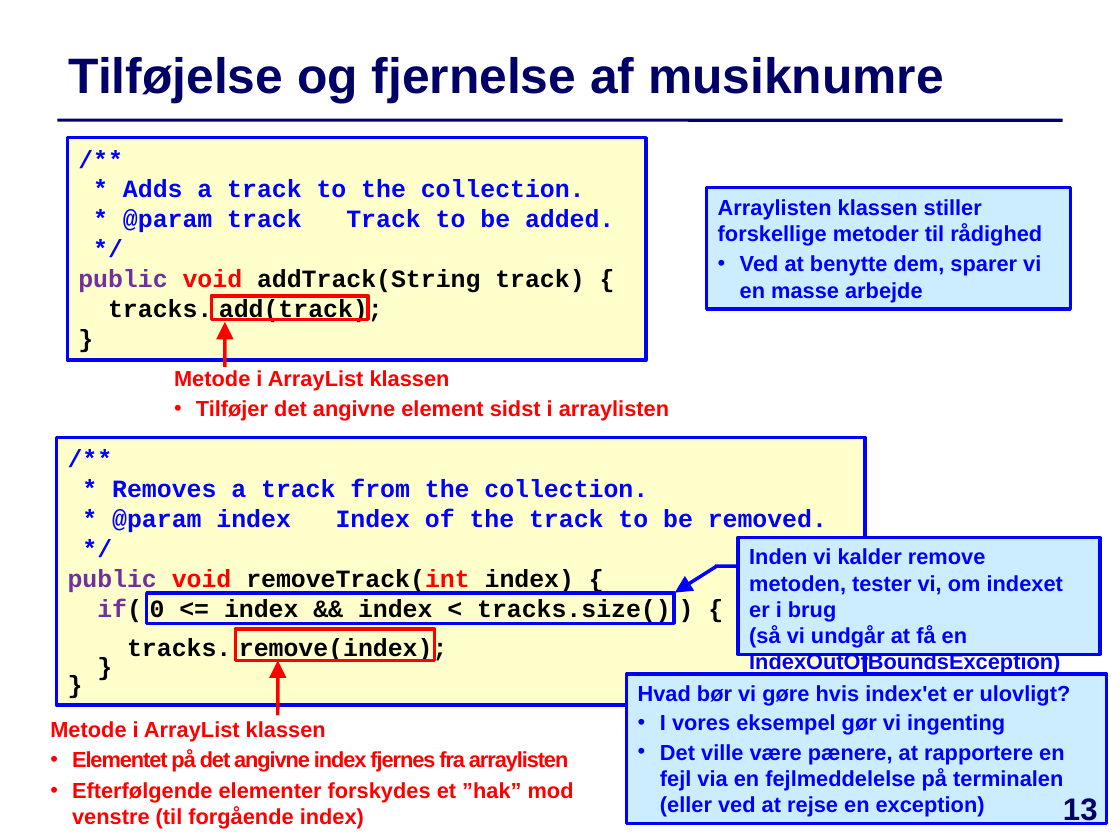
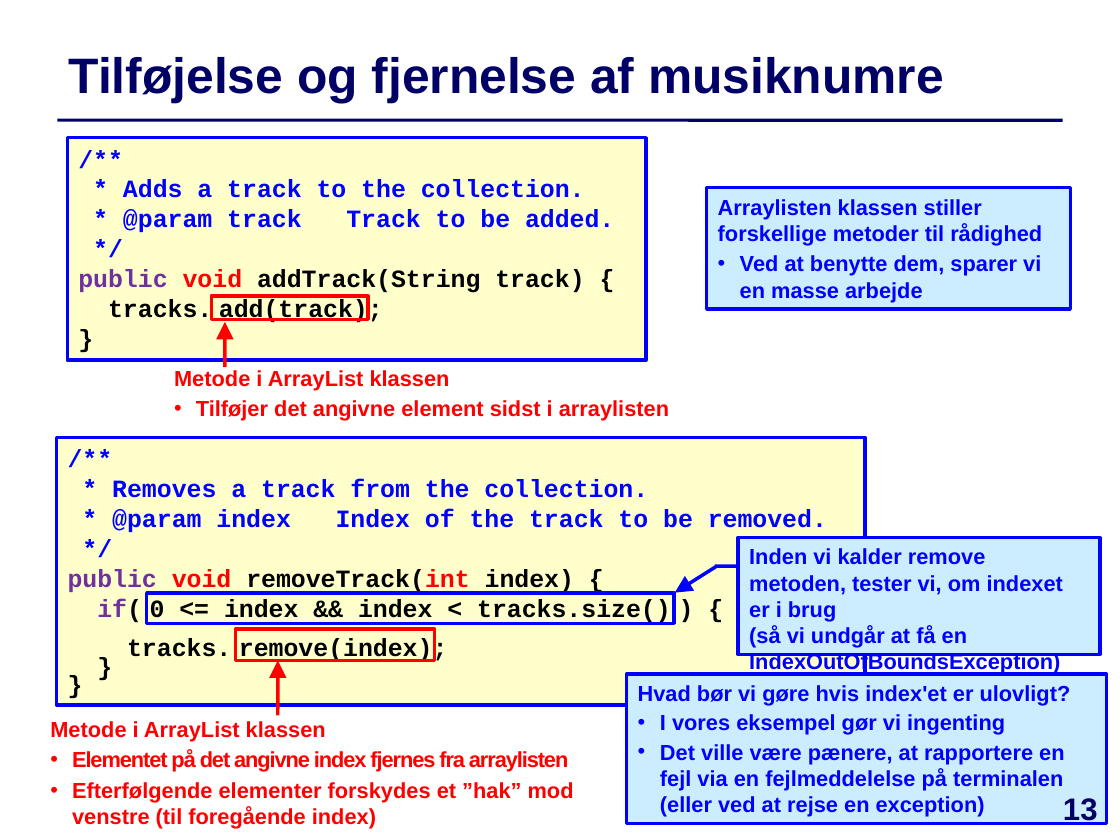
Before and after one commit to IntProgAU/Materiale, a slide deck: slide 13 of web/e21/uge_3a/Slides-Uge3-Mandag.pptx. Drawn at 1120x840 pixels with LibreOffice and Linux fonts; fonts in the diff are those of the drawing. Boxes give left, top, right and bottom in pixels: in the first picture for what was removed or moved away, otherwise in the second. Text is boxed around its words. In the diff, an @@ line names an element or a change of style, - is before the commit and + after.

```diff
--- a/web/e21/uge_3a/Slides-Uge3-Mandag.pptx
+++ b/web/e21/uge_3a/Slides-Uge3-Mandag.pptx
@@ text at [72,782,574,829]: text changed @@
-• Efterfølgende elementer forskydes et ”hak” mod venstre (til forgående index)
+• Efterfølgende elementer forskydes et ”hak” mod venstre (til foregående index)
```
Also in this commit, not shown: 5 other slides changed, 3 other files.
